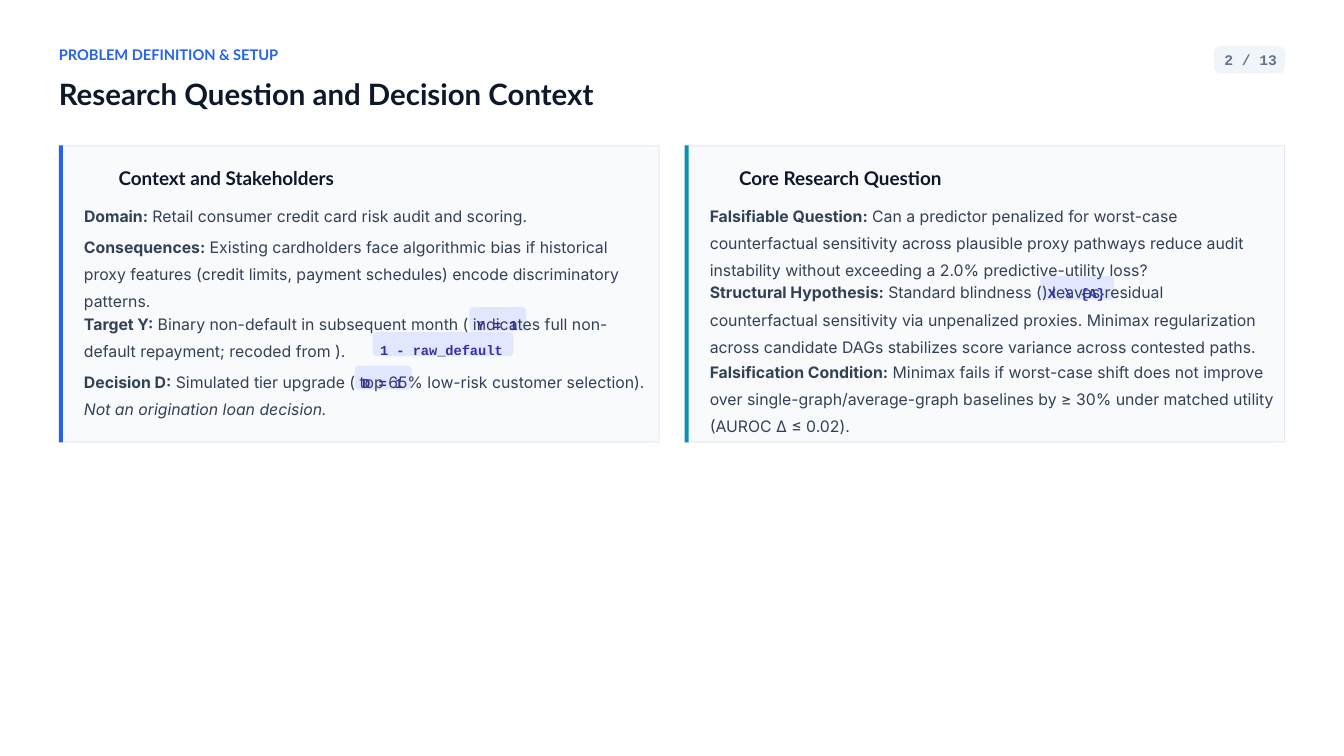
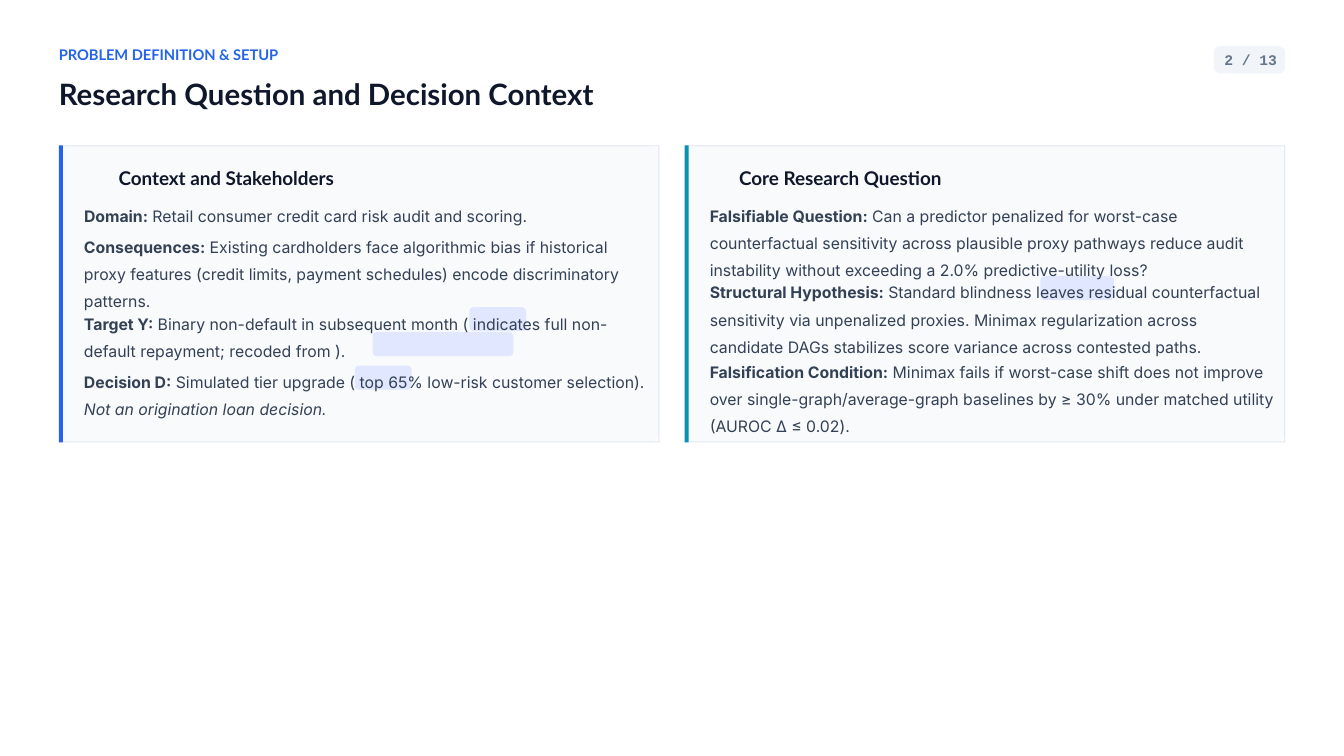
Before and after one commit to prakhyath25/counterfactual-credit-fairness, a slide deck: slide 2 of slides/Counterfactual Credit Fairness.pptx. Drawn at 1344x756 pixels with LibreOffice and Linux fonts; fonts in the diff are those of the drawing; background and template pictures are left out. Boxes give left, top, right and bottom in pixels: in the first picture for what was removed or moved away, otherwise in the second. Text is boxed around its words. In the diff, an @@ line names an element or a change of style, - is before the commit and + after.

```diff
--- a/slides/Counterfactual Credit Fairness.pptx
+++ b/slides/Counterfactual Credit Fairness.pptx
@@ text at [710,286,1260,356]: text changed @@
-Structural Hypothesis: Standard blindness () leaves residual counterfactual sensitivity via unpenalized proxies. Minimax regularization across candidate DAGs stabilizes score variance across contested paths.
+Structural Hypothesis: Standard blindness leaves residual counterfactual sensitivity via unpenalized proxies. Minimax regularization across candidate DAGs stabilizes score variance across contested paths.
@@ text removed at [1048,288,1056,298] @@
-X \ {A}
@@ text removed at [477,321,517,335] @@
-Y = 1
@@ text removed at [380,345,503,357] @@
-1 - raw_default
@@ text removed at [362,378,403,393] @@
-D = 1
```
Also in this commit, not shown: 8 other files.
